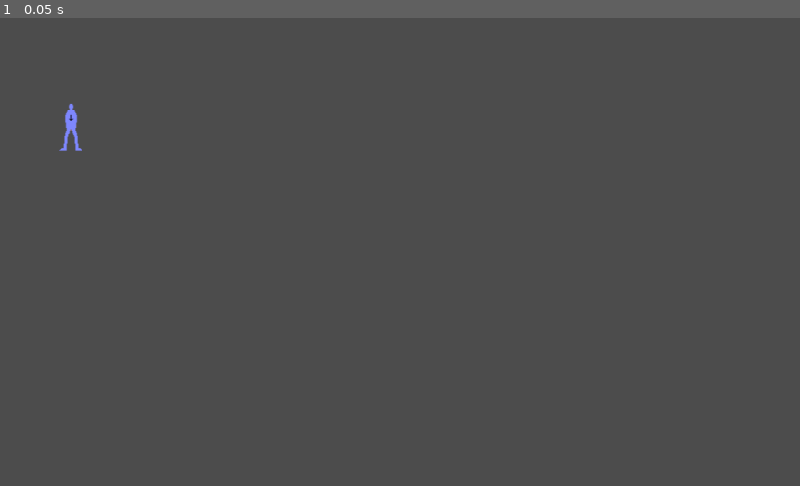
Above: before the commit, frame 1.
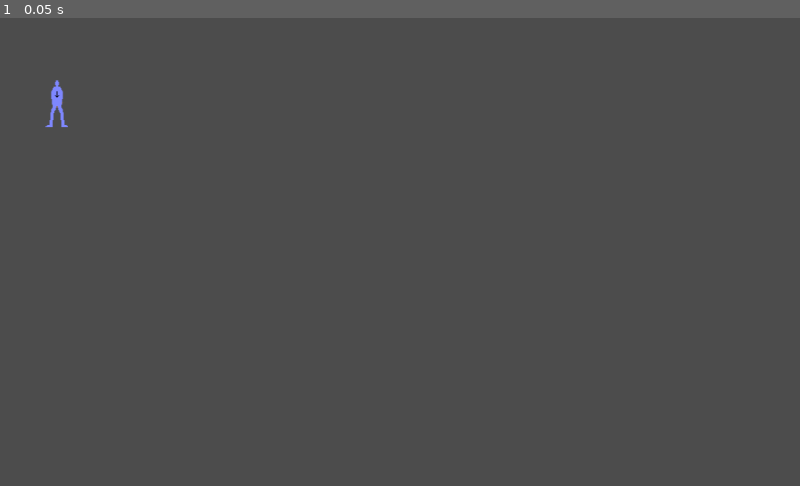
Above: after the commit, the same moment.

Repository: Farsofli/Vidya
Game: Godot game, scene res://Main Scene.tscn
The game is run twice, just before and just after one commit, with the same random seed, the same clock (stepped at 60 frames per second) and the same inputs.
Inputs:
- Up to frame 1 (0.05 s): no input

The runs differ from the first frame. In frame 1, 0.2% of the frame differs, in the area x 5-11%, y 13-29%.

Commit message:
Made a hat

Diff:
--- a/Main Scene.tscn
+++ b/Main Scene.tscn
@@ -6,5 +6,5 @@
 [node name="Main Scene" type="Node2D"]
 
 [node name="Player" parent="." instance=ExtResource( 1 )]
-position = Vector2( 91, 140 )
+position = Vector2( 73, 110 )
 script = ExtResource( 2 )
Binary file added: Sprites/Player/Clothing/hat.png
